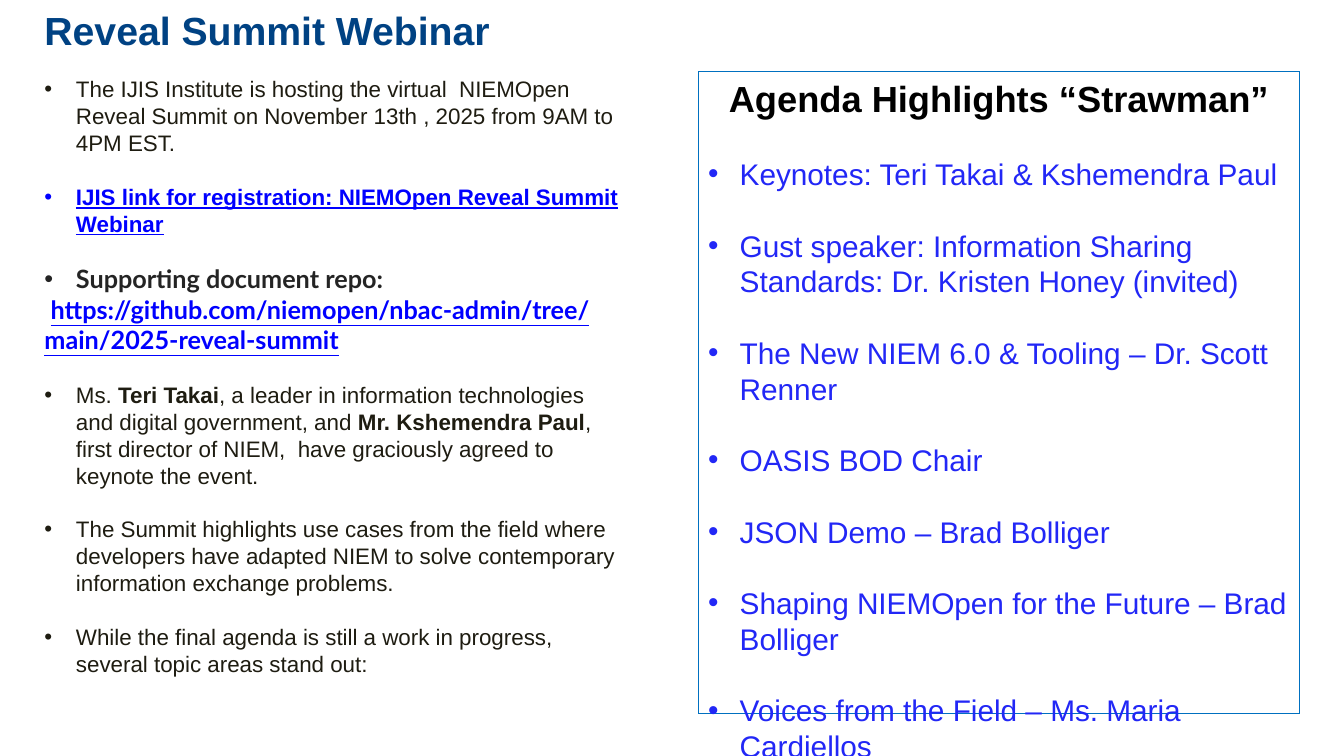
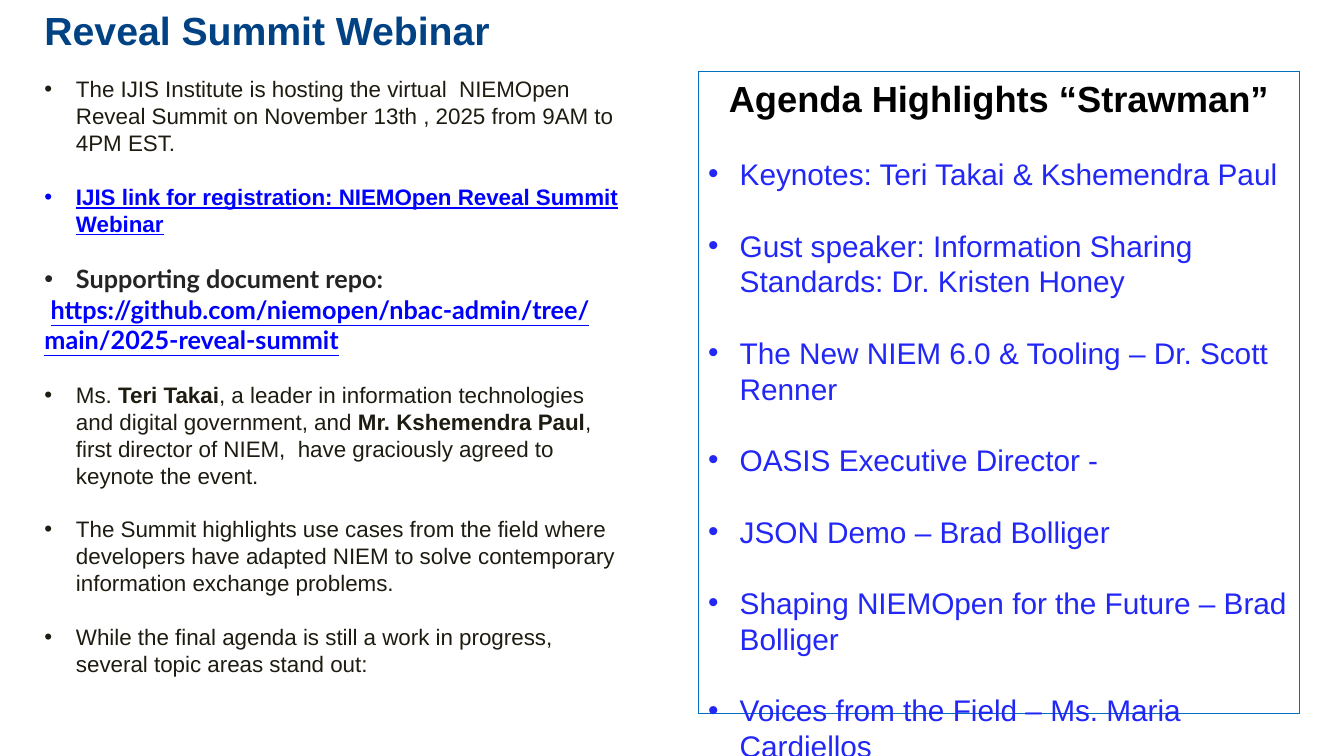
Before and after one commit to niemopen/oasis-open-project, a slide deck: slide 28 of pgb-meeting-minutes/2025/28-aug-25/(Read Ahead) 28 Aug 2025 PGB Mtg Brief -v2 8-19-25.pptx. Drawn at 1344x756 pixels with LibreOffice and Linux fonts; fonts in the diff are those of the drawing; background and template pictures are left out. Boxes give left, top, right and bottom in pixels: in the first picture for what was removed or moved away, otherwise in the second. Text is boxed around its words. In the diff, an @@ line names an element or a change of style, - is before the commit and + after.

```diff
--- a/pgb-meeting-minutes/2025/28-aug-25/(Read Ahead) 28 Aug 2025 PGB Mtg Brief -v2 8-19-25.pptx
+++ b/pgb-meeting-minutes/2025/28-aug-25/(Read Ahead) 28 Aug 2025 PGB Mtg Brief -v2 8-19-25.pptx
@@ text in rectangle at (x1=740, y1=235, x2=1192, y2=298): text changed @@
-• Gust speaker: Information Sharing Standards: Dr. Kristen Honey (invited)
+• Gust speaker: Information Sharing Standards: Dr. Kristen Honey
@@ text in rectangle at (x1=740, y1=449, x2=1080, y2=472): text changed @@
-• OASIS BOD Chair
+• OASIS Executive Director -
```
Also in this commit, not shown: 5 other files.
